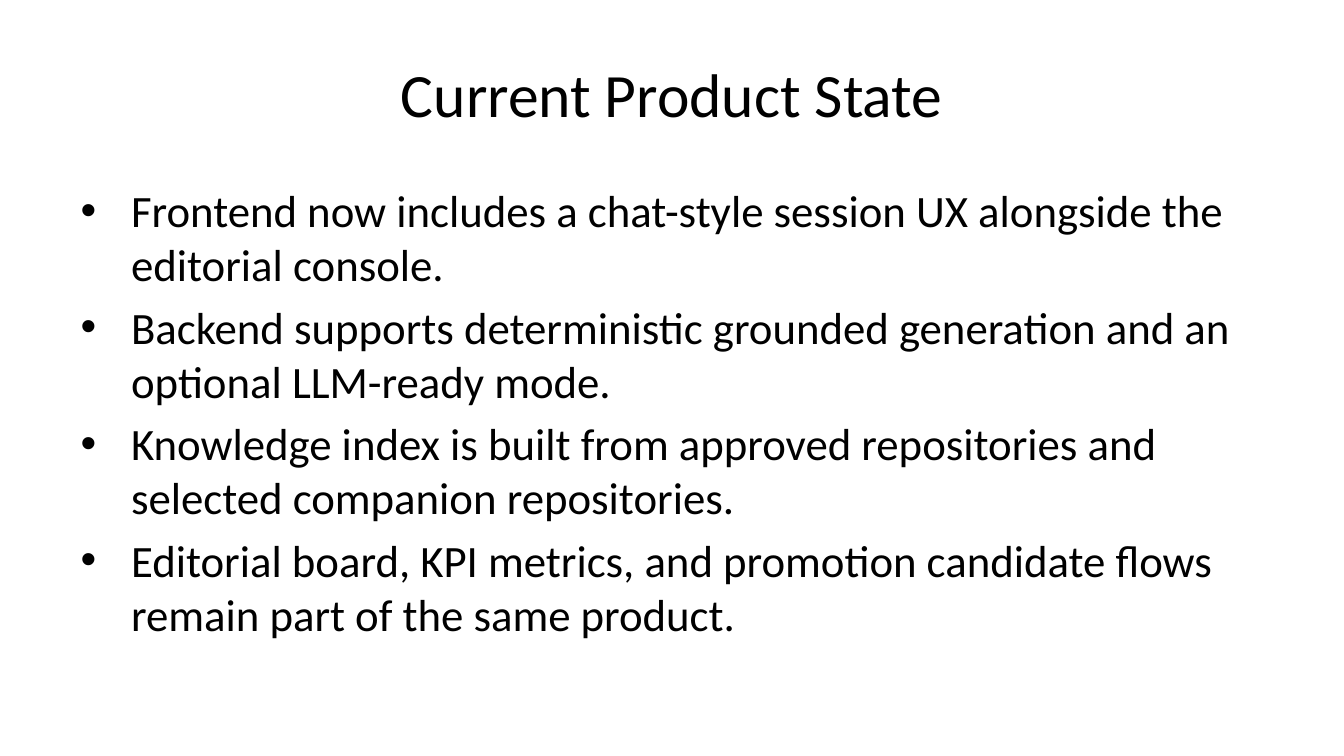
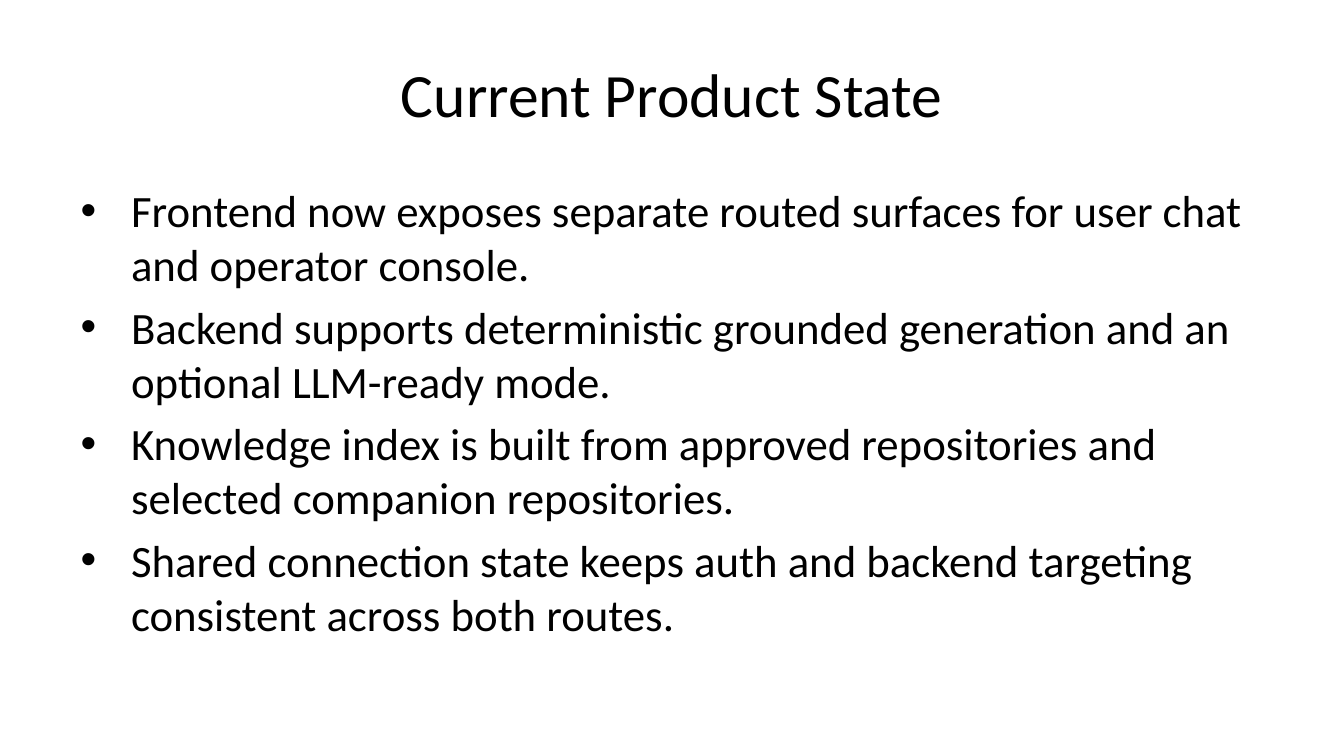
Before and after one commit to UM-KGPI/NapcoreHelpdesk, a slide deck: slide 12 of dist/napcore-helpdesk-presentation.pptx (slide 13 before the commit). Drawn at 1344x756 pixels with LibreOffice and Linux fonts; fonts in the diff are those of the drawing. Boxes give left, top, right and bottom in pixels: in the first picture for what was removed or moved away, otherwise in the second. Text is boxed around its words. In the diff, an @@ line names an element or a change of style, - is before the commit and + after.

Commit message:
Split demo routes and refresh presentation assets

```diff
--- a/dist/napcore-helpdesk-presentation.pptx
+++ b/dist/napcore-helpdesk-presentation.pptx
@@ text at <box>131,196,1241,289</box>: text changed @@
-• Frontend now includes a chat-style session UX alongside the editorial console.
+• Frontend now exposes separate routed surfaces for user chat and operator console.
@@ text at <box>131,546,1192,632</box>: text changed @@
-• Editorial board, KPI metrics, and promotion candidate flows remain part of the same product.
+• Shared connection state keeps auth and backend targeting consistent across both routes.
```
Also in this commit, not shown: 4 other slides changed, 1 slide removed, 29 other files.
